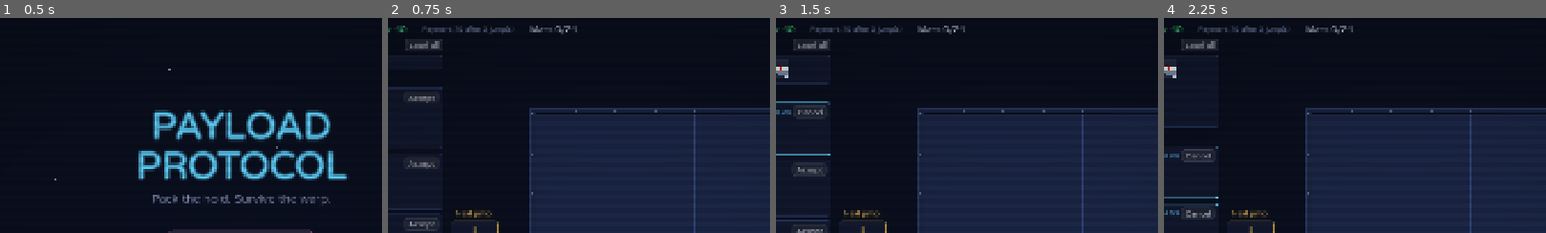
Above: before the commit, frames 1-4 (left to right).
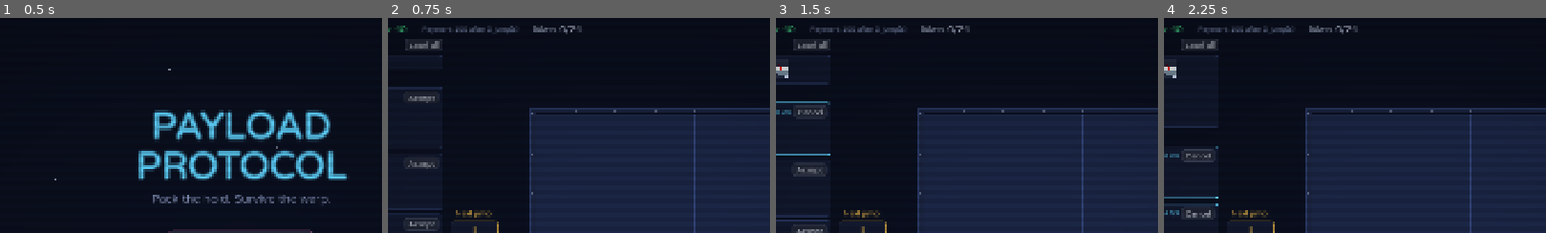
Above: after the commit, the same moments.

Repository: islu/Payload-Protocol
Game: Godot game, scene res://scenes/main/main.tscn
Two runs of this game, one before a commit and one after it. Both use one fixed random seed, a clock stepped at 60 frames per second and the inputs below.
Inputs:
- Up to frame 1 (0.5 s): no input
- Up to frame 2 (0.75 s): click "New Run" at 0.5 s
- Up to frame 3 (1.5 s): click "Accept" at 1.25 s
- Up to frame 4 (2.25 s): click "Accept" at 2 s
The pictures show only the part of the screen within x 18-68%, y 0-50%; the shares and areas given below are measured in that part.

Frame 1 is identical in both runs. In frame 2, 0.5% of the frame differs, in the area x 17-51%, y 3-8%; in frame 3, 0.5%; in frame 4, 0.5%.

Commit message:
feat: Update payment values and fuel fee in contracts and specifications

Diff:
--- a/project/data/contracts/greenhouse.json
+++ b/project/data/contracts/greenhouse.json
@@ -3,7 +3,7 @@
 	"legs": [2, 3],
 	"client_name": "Verdant Colony Farms",
 	"freight": ["hydroponic_garden", "hydroponic_garden"],
-	"pay": 10,
+	"pay": 13,
 	"bonus": {
 		"type": "all_intact",
 		"pay": 6
--- a/project/data/contracts/prosthetics.json
+++ b/project/data/contracts/prosthetics.json
@@ -3,7 +3,7 @@
 	"legs": [1, 2],
 	"client_name": "Second Hand Clinic",
 	"freight": ["prosthetic_arm", "prosthetic_arm", "prosthetic_arm", "prosthetic_arm"],
-	"pay": 5,
+	"pay": 4,
 	"bonus": {
 		"type": "not_next_to",
 		"pay": 4,
--- a/project/data/rules.json
+++ b/project/data/rules.json
@@ -46,7 +46,7 @@
 	},
 	"legs": [
 		{
-			"payment": 70,
+			"payment": 100,
 			"hazard_steps": [[1, 1], [2, 2], [2, 2]],
 			"kit_pool": [
 				"foam_pad",
@@ -58,7 +58,7 @@
 			]
 		},
 		{
-			"payment": 180,
+			"payment": 240,
 			"hazard_steps": [[2, 2], [2, 2], [2, 2]],
 			"kit_pool": [
 				"foam_pad",
@@ -73,7 +73,7 @@
 			"incident_percent": 50
 		},
 		{
-			"payment": 350,
+			"payment": 420,
 			"hazard_steps": [[2, 3], [2, 3], [2, 3]],
 			"kit_pool": [
 				"foam_pad",
@@ -91,7 +91,7 @@
 	"mass": {
 		"limit": 24,
 		"over_percent": 25,
-		"fuel_fee": 2,
+		"fuel_fee": 3,
 		"reinforce": 6,
 		"offer_percent": 130
 	},
--- a/project/tests/rules/fixture.gd
+++ b/project/tests/rules/fixture.gd
@@ -154,7 +154,7 @@
 			},
 			"incidents": {"meteor_force": 3, "debris": "box"},
 			"mass":
-			{"limit": 40, "over_percent": 25, "fuel_fee": 2, "reinforce": 8, "offer_percent": 130},
+			{"limit": 40, "over_percent": 25, "fuel_fee": 3, "reinforce": 8, "offer_percent": 130},
 			"legs":
 			[
 				{"payment": 60, "hazard_steps": [[1, 1], [2, 2], [2, 2]], "kit_pool": KIT_POOL},
--- a/project/tests/rules/test_mass.gd
+++ b/project/tests/rules/test_mass.gd
@@ -39,12 +39,12 @@
 	eq(run.hold_mass(), 45, "the hold has a mass of 45")
 	eq(
 		run.fuel_fee(),
-		10,
-		"the fuel fee is 2 credits for each point over the limit (SPEC Section 25)"
+		15,
+		"the fuel fee is 3 credits for each point over the limit (SPEC Section 25)"
 	)
 	warp_with([Defs.DIR_DOWN])
-	eq(run.last_warp["fuel_fee"], 10, "the warp takes the fuel fee (SPEC Section 9)")
-	eq(run.credits, 30, "40 credits minus the fee of 10 (SPEC Section 25)")
+	eq(run.last_warp["fuel_fee"], 15, "the warp takes the fuel fee (SPEC Section 9)")
+	eq(run.credits, 25, "40 credits minus the fee of 15 (SPEC Section 25)")
 
 
 func test_no_fee_at_the_limit() -> void:
@@ -56,7 +56,7 @@
 	run.credits = 4
 	_fill(45)
 	warp_with([Defs.DIR_DOWN])
-	eq(run.credits, -6, "the credits can go below 0 after the fuel fee (SPEC Section 25)")
+	eq(run.credits, -11, "the credits can go below 0 after the fuel fee (SPEC Section 25)")
 
 
 func test_overweight_stops_the_warp() -> void:
@@ -82,7 +82,7 @@
 	var m: Dictionary = RunView.view(run)["mass"]
 	eq(
 		[m["hold"], m["limit"], m["max"], m["fee"]],
-		[45, 40, 50, 10],
+		[45, 40, 50, 15],
 		"the top bar shows the mass and the fee (SPEC Section 25)"
 	)
 	eq(
Not shown, changed: docs/BACKLOG.md
Not shown, changed: docs/spec/hold.md
Not shown, changed: docs/spec/run.md
